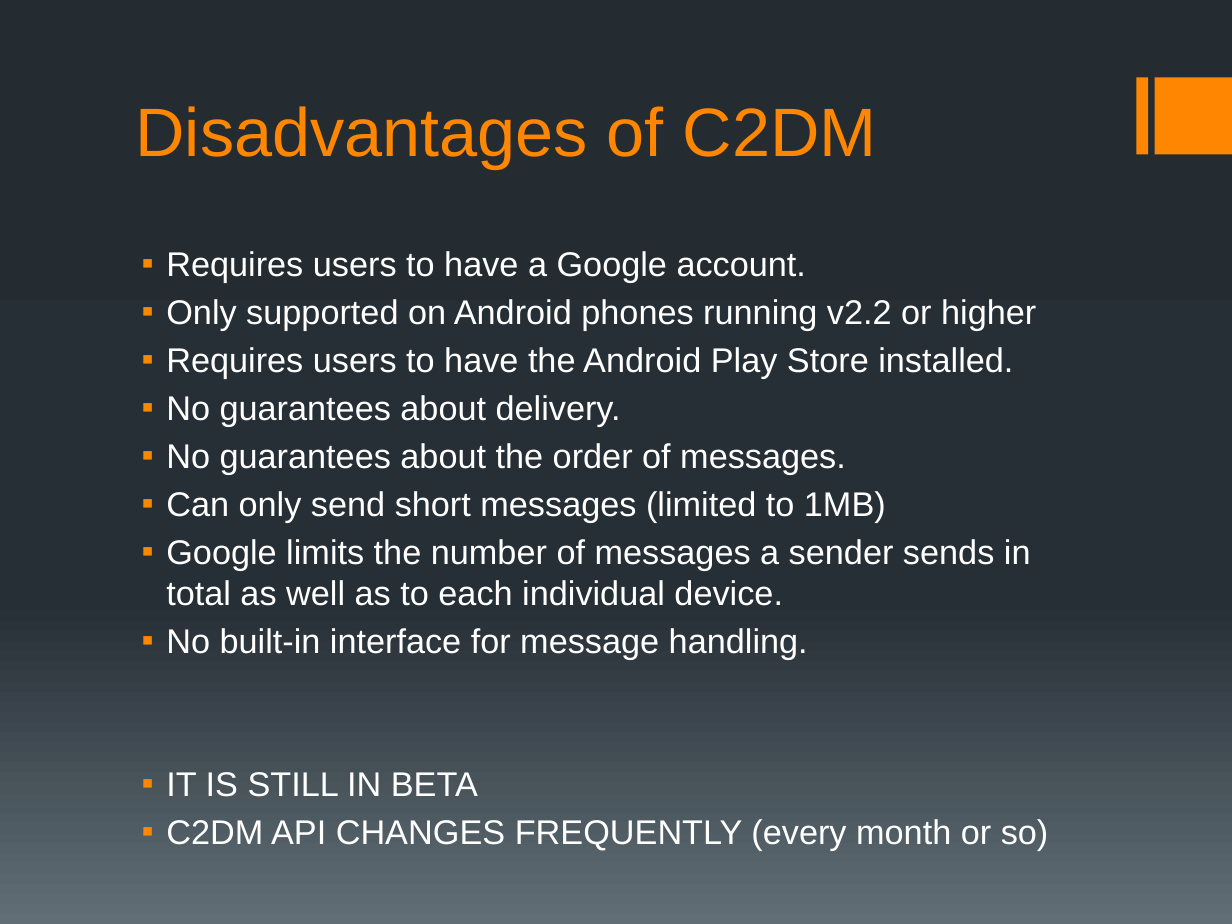
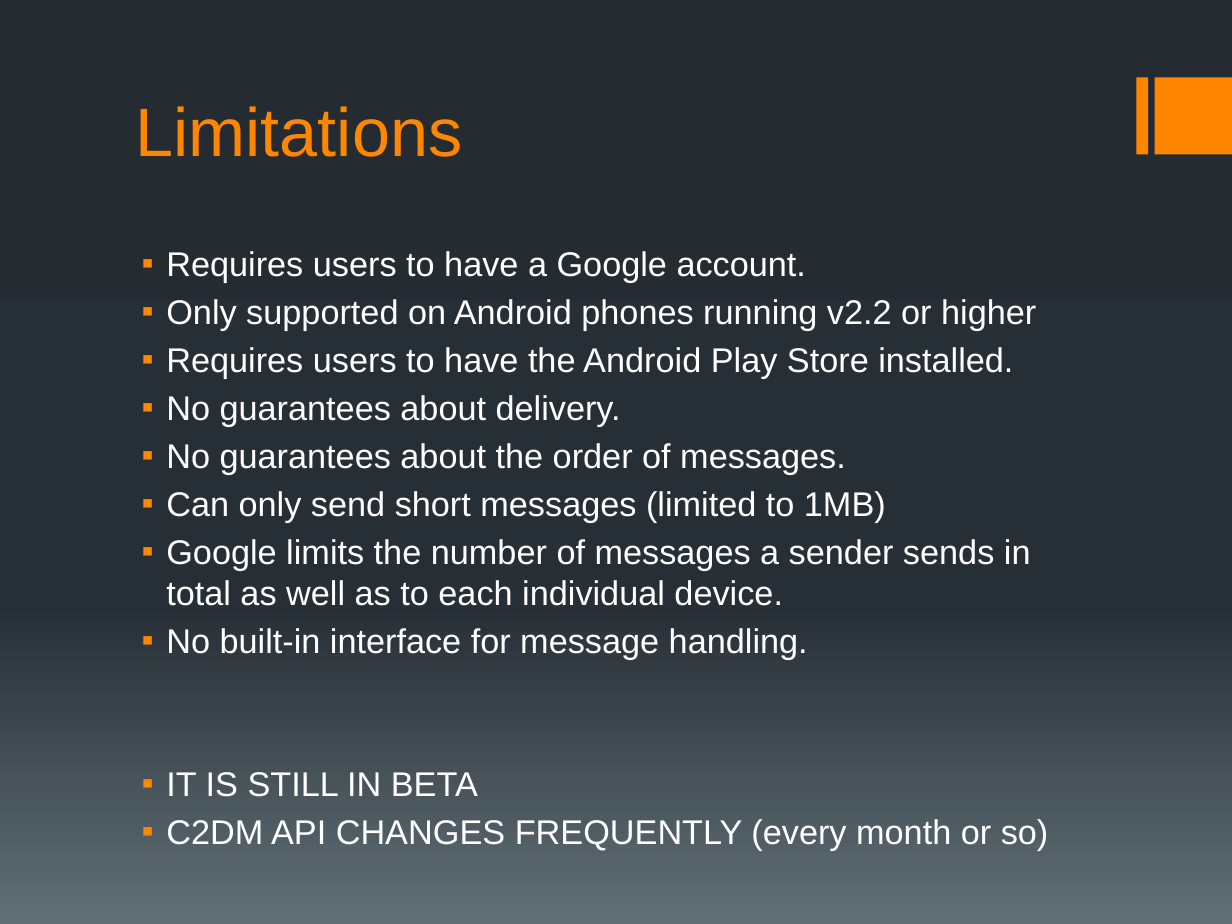
Before and after one commit to born2c0de/C2DM-Example, a slide deck: slide 6 of cs569_c2dm.pptx. Drawn at 1232x924 pixels with LibreOffice and Linux fonts; fonts in the diff are those of the drawing. Boxes give left, top, right and bottom in pixels: in the first picture for what was removed or moved away, otherwise in the second. Text is boxed around its words. In the diff, an @@ line names an element or a change of style, - is before the commit and + after.

```diff
--- a/cs569_c2dm.pptx
+++ b/cs569_c2dm.pptx
@@ title at <box>136,106,463,157</box>: text changed @@
-Disadvantages of C2DM
+Limitations
```
Also in this commit, not shown: 1 other slide changed.
